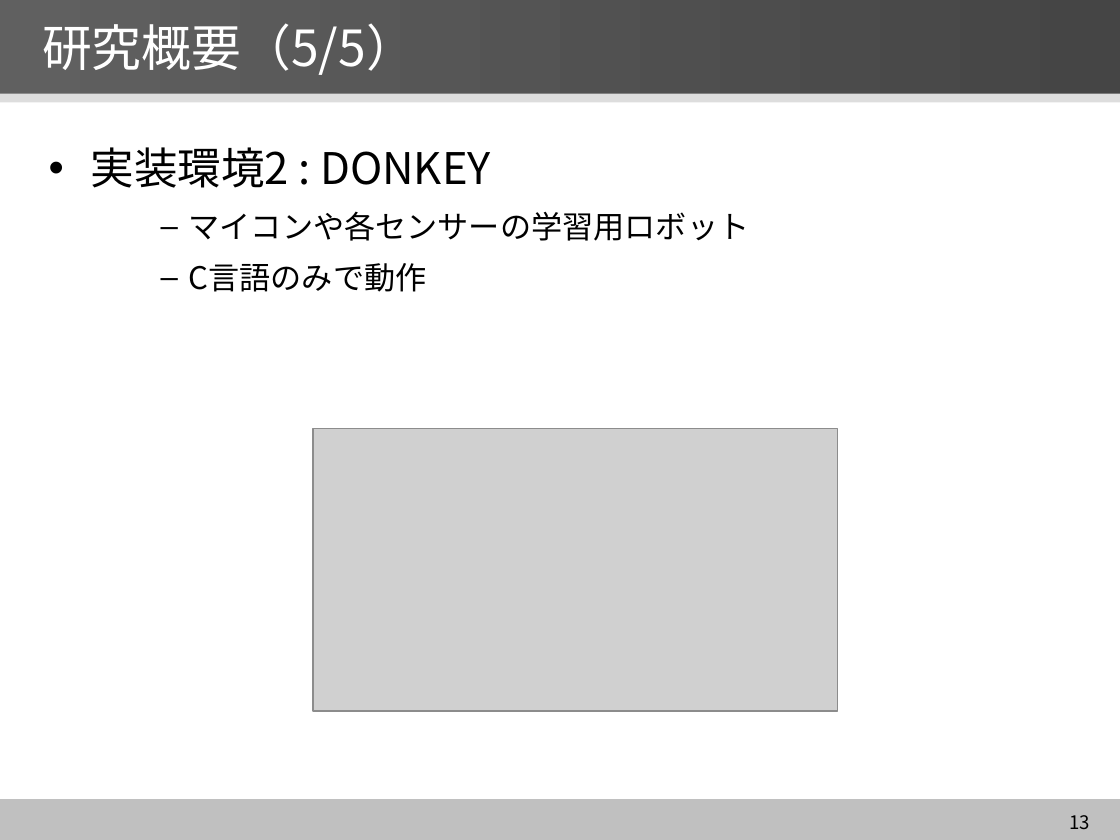
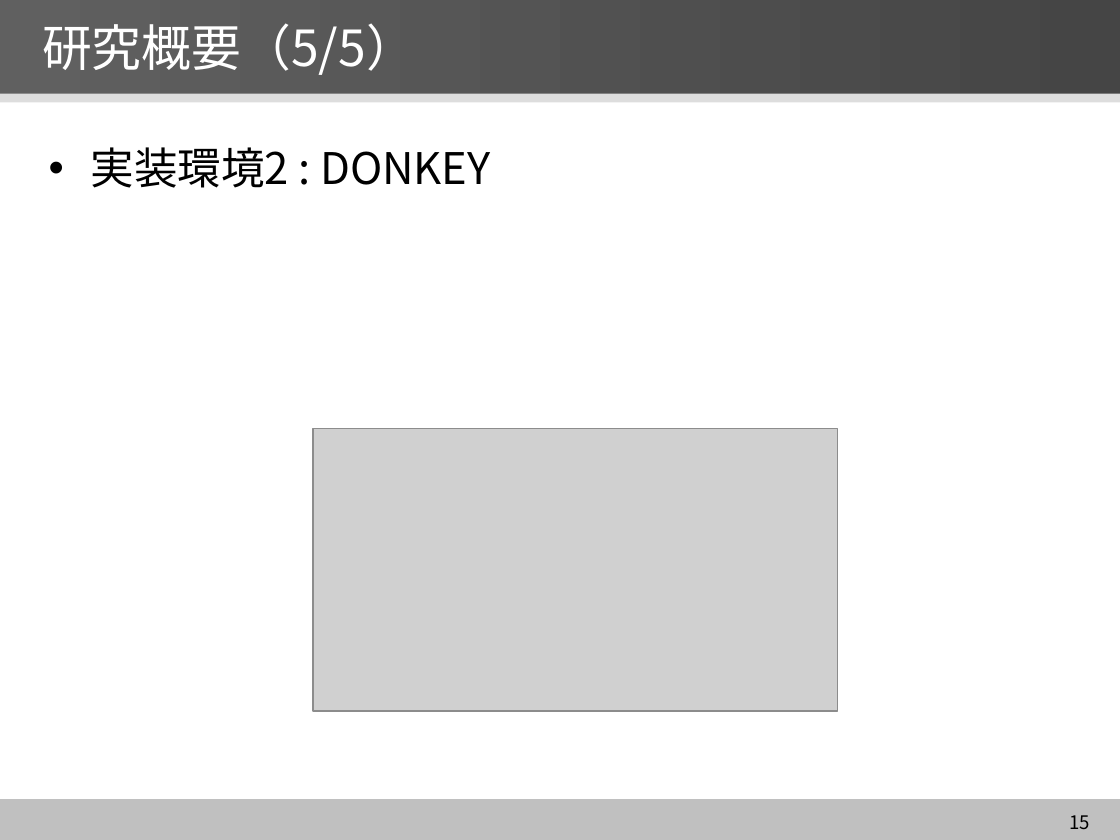
Before and after one commit to YutaNiimura/leJOS-OSEK, a slide deck: slide 15 of 中間発表関連/5I25新村祐太 中間発表スライドver2.0.pptx (slide 13 before the commit). Drawn at 1120x840 pixels with LibreOffice and Linux fonts; fonts in the diff are those of the drawing; grey boxes stand for pictures. Boxes give left, top, right and bottom in pixels: in the first picture for what was removed or moved away, otherwise in the second. Text is boxed around its words. In the diff, an @@ line names an element or a change of style, - is before the commit and + after.

```diff
--- a/中間発表関連/5I25新村祐太 中間発表スライドver2.0.pptx
+++ b/中間発表関連/5I25新村祐太 中間発表スライドver2.0.pptx
@@ text at (x1=189, y1=211, x2=750, y2=292): paragraphs removed @@
-    – マイコンや各センサーの学習用ロボット
-    – C言語のみで動作
@@ page number at (x1=1069, y1=815, x2=1090, y2=829): text changed @@
-13
+15
```
Also in this commit, not shown: 13 other slides changed, 3 slides added, 2 other files.
